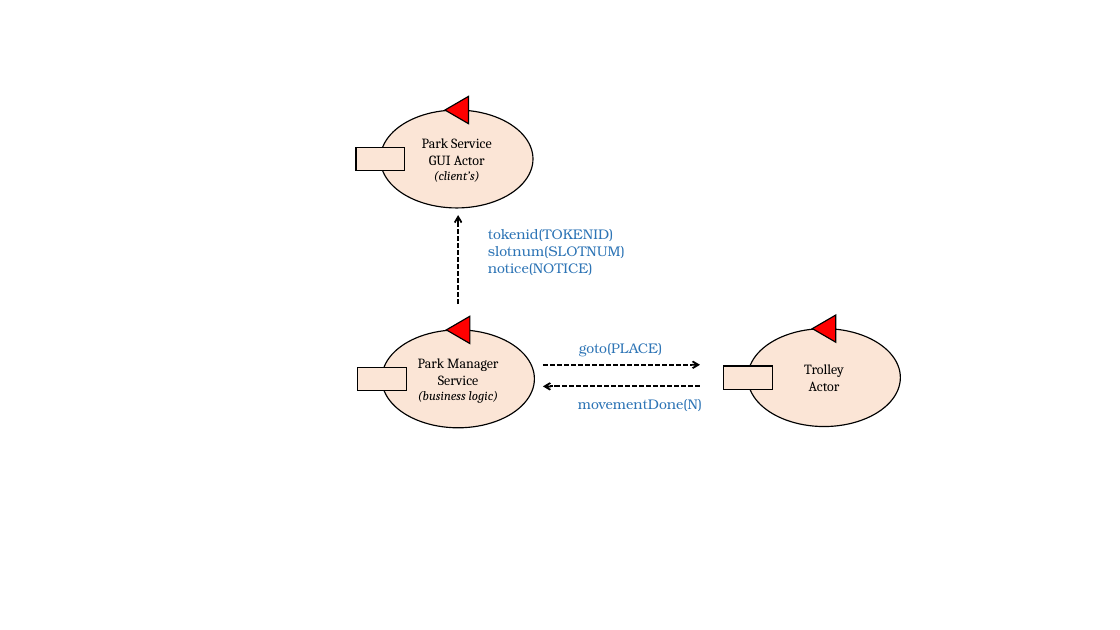
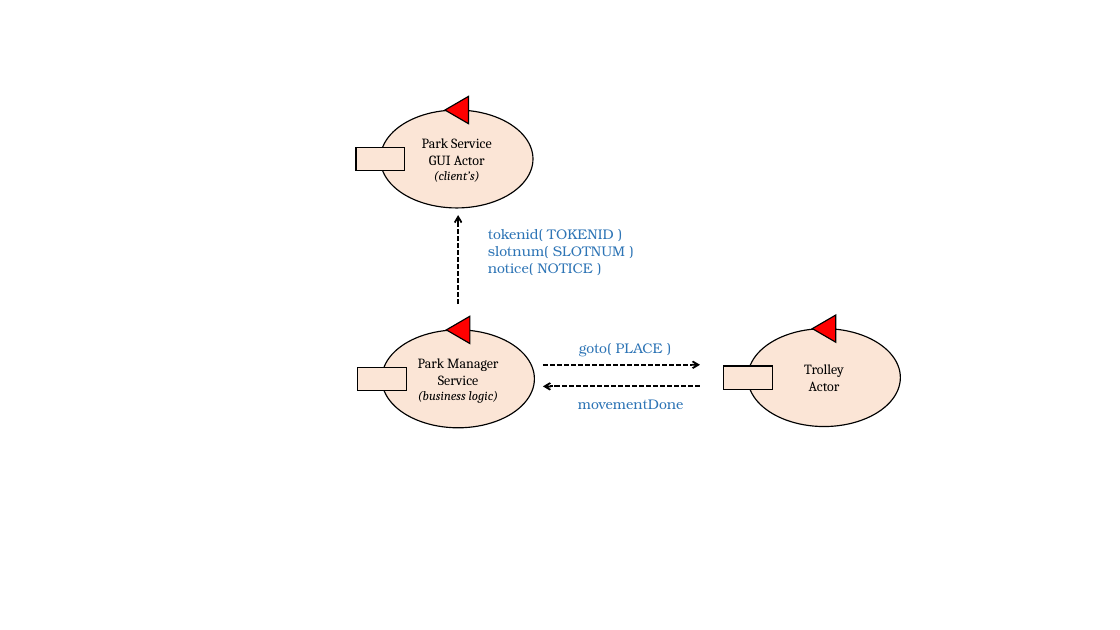
Before and after one commit to JackFantaz/Automated-Car-Parking, a slide deck: slide 6 of userDocs/img/final_task_schema.pptx. Drawn at 1120x630 pixels with LibreOffice and Linux fonts; fonts in the diff are those of the drawing. Boxes give left, top, right and bottom in pixels: in the first picture for what was removed or moved away, otherwise in the second. Text is boxed around its words. In the diff, an @@ line names an element or a change of style, - is before the commit and + after.

```diff
--- a/userDocs/img/final_task_schema.pptx
+++ b/userDocs/img/final_task_schema.pptx
@@ text at (488,229,625,275): spaces changed @@
-tokenid(TOKENID)
-slotnum(SLOTNUM)
-notice(NOTICE)
+tokenid( TOKENID )
+slotnum( SLOTNUM )
+notice( NOTICE )
@@ text at (579,343,663,357): spaces changed @@
-goto(PLACE)
+goto( PLACE )
@@ text at (578,399,684,409): text changed @@
-movementDone(N)
+movementDone
```
Also in this commit, not shown: 1 other slide changed, 5 other files.
